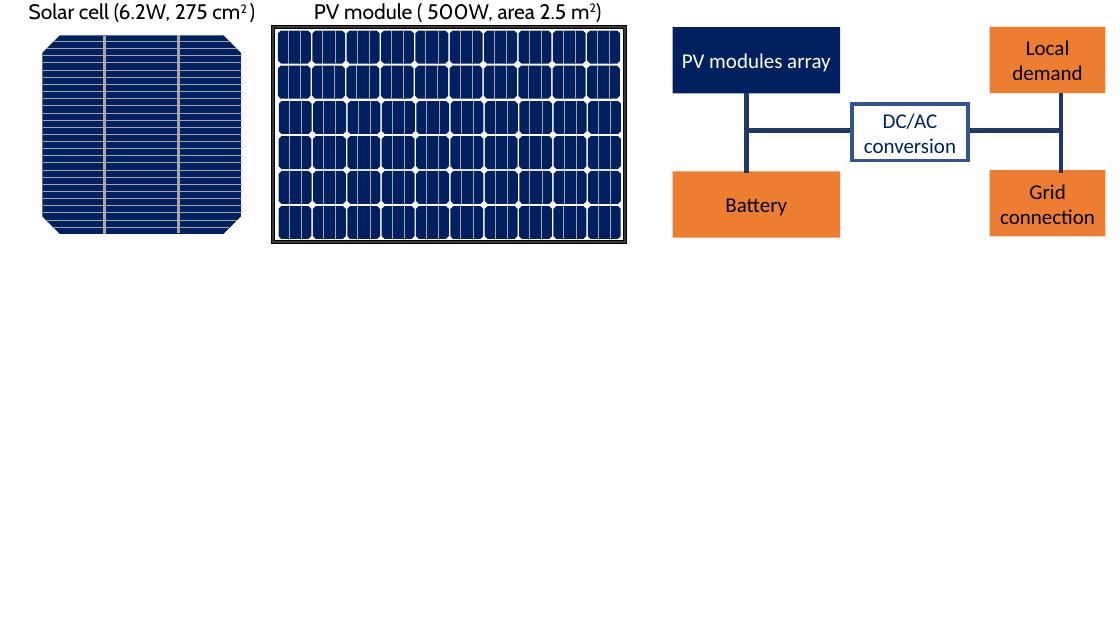
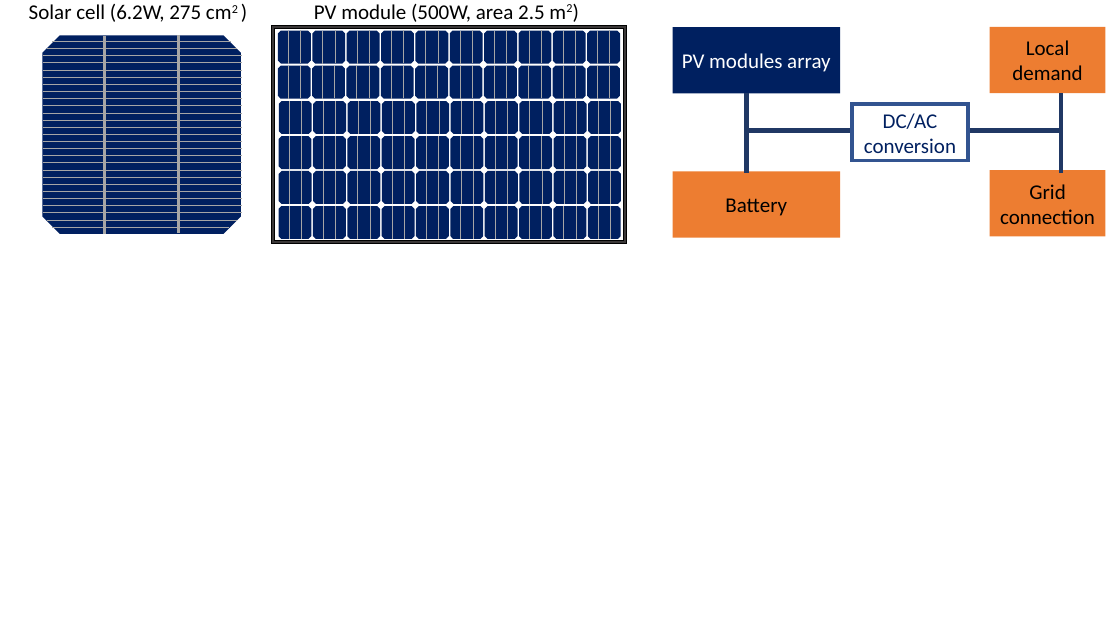
Before and after one commit to martavp/pv-textbook, a slide deck: slide 1 of Figures/Chapter_01/drawings/Fig1.3_Cell_module_system.pptx. Drawn at 1120x630 pixels with LibreOffice and Linux fonts; fonts in the diff are those of the drawing. Boxes give left, top, right and bottom in pixels: in the first picture for what was removed or moved away, otherwise in the second. Text is boxed around its words. In the diff, an @@ line names an element or a change of style, - is before the commit and + after.

```diff
--- a/Figures/Chapter_01/drawings/Fig1.3_Cell_module_system.pptx
+++ b/Figures/Chapter_01/drawings/Fig1.3_Cell_module_system.pptx
@@ text "Solar cell (6.2W, 275 cm2 ..." at <box>29,4,201,22</box>: font Cabin to Calibri @@
@@ text at <box>314,4,545,22</box>: text changed; font Cabin to Calibri @@
-PV module ( 500W, area 2.5 m2)
+PV module (500W, area 2.5 m2)
```
Also in this commit, not shown: 5 other files.
